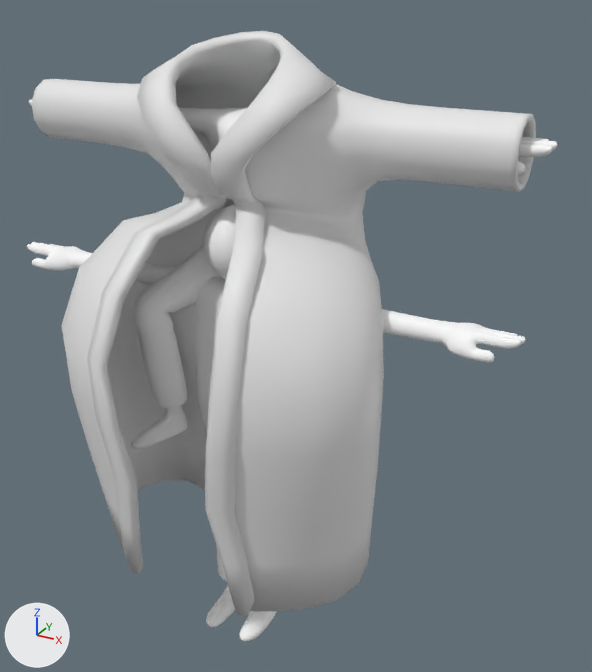
A saved change to the FBX model Assets/#Project/Models/Kids.fbx.
Both versions are drawn from a 50 mm camera at (1.18, -1.84, 1.94) aimed at (0.14, 0.06, 0.99). Every picture has the same lights, and +X, +Y and +Z are marked at lower left. Both versions are drawn at the pose saved in each file; the numbers are the values there.

Names of what the first picture shows: 'Body.001', 'Cylinder'.
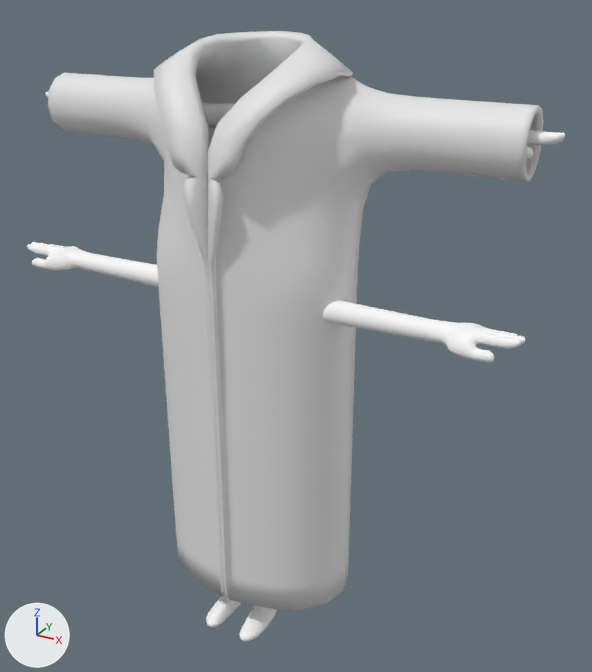
Pixel boxes (x1, y1, x2, y2) of what changed, in the pictures (592 x 672 px):
'Cylinder', posed: before (32, 31, 536, 616); after (48, 31, 544, 610)
'Body.001', posed: before (27, 98, 557, 641); after (27, 92, 565, 641)
bone 'TopKid_Bone.spine', root to tip: before (270, 242) to (265, 185); after (270, 242) to (269, 183)
bone 'TopKid_Bone.chest', root to tip: before (265, 185) to (255, 126); after (269, 183) to (268, 120)
bone 'TopKid_Bone_R.004', root to tip: before (251, 239) to (150, 309); after (251, 239) to (253, 351)
bone 'TopKid_Bone_R.005', root to tip: before (150, 309) to (175, 416); after (253, 351) to (255, 451)
bone 'TopKid_Bone_L.004', root to tip: before (289, 245) to (287, 340); after (289, 245) to (289, 359)
bone 'TopKid_Bone_L.005', root to tip: before (287, 340) to (288, 449); after (289, 359) to (290, 461)

The edits, one by one:
Bone 'TopKid_Bone.spine' (bone_topkid_bone_spine) turns from (-7, 0, 0) to (0, 0, 0) degrees about its own x, y and z.
Bone 'TopKid_Bone.chest' (bone_topkid_bone_chest) turns from (-7, 0, 0) to (0, 0, 0) degrees about its own x, y and z.
Bone 'TopKid_Bone_R.004' (bone_topkid_bone_r_004) turns from (26, 11, 68) to (0, 0, 0) degrees about its own x, y and z.
Bone 'TopKid_Bone_R.005' (bone_topkid_bone_r_005) turns from (0, 0, -74) to (0, 0, 0) degrees about its own x, y and z.
Bone 'TopKid_Bone_L.004' (bone_topkid_bone_l_004) turns from (26, -11, -68) to (0, 0, 0) degrees about its own x, y and z.
Bone 'TopKid_Bone_L.005' (bone_topkid_bone_l_005) turns from (0, 0, 74) to (0, 0, 0) degrees about its own x, y and z.
